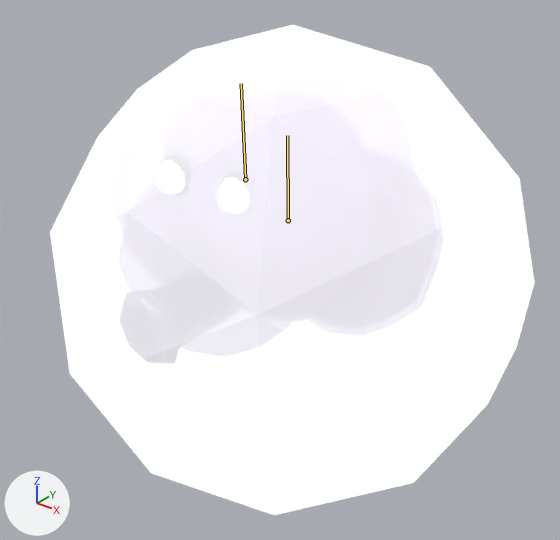
Before and after pictures for a commit that changed the glTF model public/creatures/exhaustfume.glb.
Both versions are drawn from a 50 mm lens placed at (0.797, -1.03, 1.031), pointed at (-0.002, -0.032, 0.411). The lights are fixed; the arrows at lower left show +X, +Y and +Z. The first picture is the older version. Both versions are drawn at frame 9 of the action 'attack'; the numbers are the values there. The bones that change, and the others that lie on the model, are drawn over the model as lines.

The first picture shows 'exhaustfume_body', 'exhaustfume_glow0', 'exhaustfume_haze'.
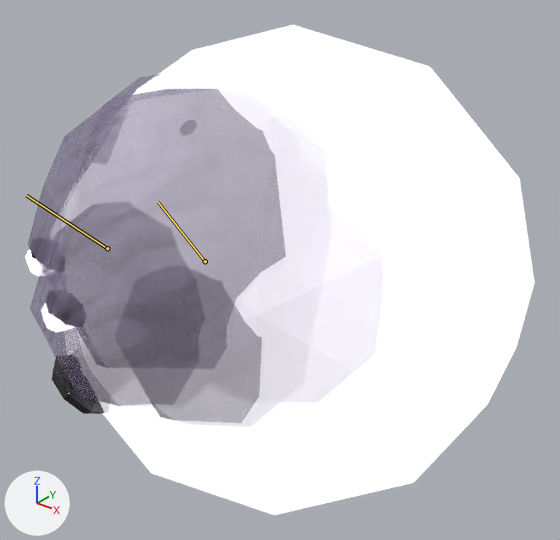
The change, as a diff of the scene's bpy script:
```diff
--- a/public/creatures/exhaustfume.glb.py
+++ b/public/creatures/exhaustfume.glb.py
@@ bone_body @@
 bone_body = bpy.data.objects['Armature'].pose.bones['body']  # child of 'root'
-bone_body.location = (0.0, 0.002, 0.01)
-bone_body.rotation_quaternion = (1.0, 0.012, 0.0, 0.0)  # degrees (1, 0, 0)
+bone_body.location = (0.0, 0.0, 0.225)
+bone_body.rotation_quaternion = (0.88, 0.279, -0.367, -0.117)  # degrees (45, -35, -30)
@@ bone_head @@
 bone_head = bpy.data.objects['Armature'].pose.bones['head']  # child of 'body'
-bone_head.rotation_quaternion = (1.0, 0.008, 0.0, 0.0)  # degrees (1, 0, 0)
+bone_head.rotation_quaternion = (0.985, 0.111, 0.134, 0.015)  # degrees (13, 15, 4)
```

Changed parts and their boxes (x1, y1, x2, y2) in the pictures (560 x 540 px):
'exhaustfume_haze', posed (6% wider, 16% taller)
    before: (110, 51, 445, 357)
    after: (28, 71, 384, 427)
'exhaustfume_body', posed (mostly hidden afterwards)
    before: (119, 153, 249, 364)
    after: (29, 247, 110, 414)
'exhaustfume_glow0', posed (mostly hidden afterwards)
    before: (155, 160, 244, 208)
    after: (25, 249, 41, 276)
bone 'body', root to tip
    before: (288, 220) to (287, 135)
    after: (205, 261) to (158, 202)
bone 'head', root to tip
    before: (245, 179) to (241, 83)
    after: (107, 248) to (26, 195)
